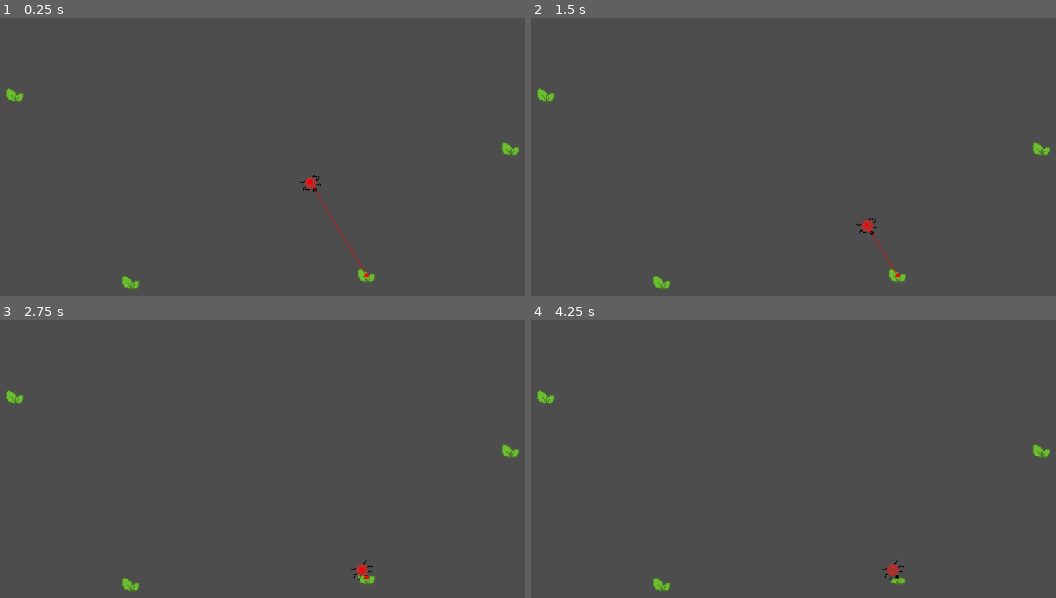
Above: before the commit, frames 1-4 (two rows, left to right).
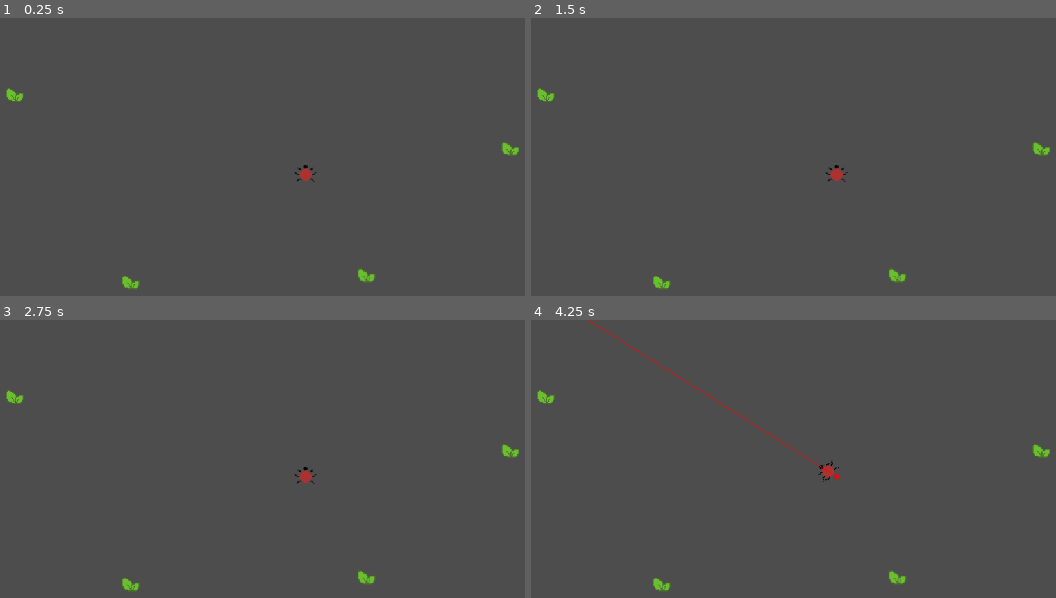
Above: after the commit, the same moments.

Repository: asecas97/Proyecto-bug
Game: Godot game, scene res://Nodes/game.tscn
Same seed, same stepped clock (60 frames per second), same inputs: the game is played once before the commit and once after it.
Inputs (mouse positions are in pixels of both pictures, inside the frame that each line leads up to):
- Up to frame 1 (0.25 s): no input
- Up to frame 2 (1.5 s): move the mouse to (1035, 220) at 0.52 s; tap Enter at 1.25 s; move the mouse to (699, 265) at 1.27 s
- Up to frame 3 (2.75 s): move the mouse to (409, 445) at 2.02 s
- Up to frame 4 (4.25 s): move the mouse to (outside the picture) at 2.77 s; tap Space at 3.5 s; move the mouse to (outside the picture) at 3.52 s

The runs differ from the first frame. In frame 1, 0.3% of the frame differs, in the area x 56-71%, y 52-94%; in frame 2, 0.3%; in frame 3, 0.2%; in frame 4, 0.5%, in the area x 10-72%, y 0-94%.

Commit message:
Mas procesos de comer
Limpiar codigo sin uso y hacer que los procesos de comida sean algo mas complejos
Se ha roto el proceso de parar a comer, hayq ue revisarlo lo primero

Diff:
--- a/Nodes/game.tscn
+++ b/Nodes/game.tscn
@@ -24,9 +24,6 @@
 [node name="GameManager" type="Node" parent="."]
 unique_name_in_owner = true
 script = ExtResource("1_1sokt")
-
-[node name="Timer" type="Timer" parent="GameManager"]
-wait_time = 2.0
 
 [node name="Border" type="Node" parent="."]
 
@@ -87,5 +84,3 @@
 
 [node name="NavigationRegion2D" type="NavigationRegion2D" parent="."]
 navigation_polygon = SubResource("NavigationPolygon_wi60h")
-
-[connection signal="timeout" from="GameManager/Timer" to="GameManager" method="_on_timer_timeout"]
--- a/scripts/bug.gd
+++ b/scripts/bug.gd
@@ -4,7 +4,6 @@
 var speed = 40
 var move_delta: float = 0.0
 var eating_delta: float = 0.0
-var eating: bool = false
 
 @onready var nav_agent: NavigationAgent2D = $NavigationAgent2D
 @onready var animated_sprite: AnimatedSprite2D = $AnimatedSprite2D
@@ -17,7 +16,7 @@
 func _ready() -> void:
 	health.value = 100
 	energy.value = 100
-	hunger.value = 75
+	hunger.value = 45
 	hunger.voracity = 2
 	hunger.diet_type = "carnivorous"
 	animated_sprite.animation = "move"
@@ -26,14 +25,14 @@
 func _process(delta: float) -> void:
 	move_delta += delta
 	eating_delta += delta
-	# Procesos automaticos obligatorios
 	if(ray_cast.is_colliding()):
-		if(ray_cast.get_collider() is FoodComponent && (hunger.value >= 25 or eating)):
+		if(ray_cast.get_collider() is FoodComponent && (hunger.value >= 25 or hunger.eating)):
 			stop()
 			if(int(eating_delta) % 1 == 0 && int(eating_delta) != 0):
-				comer(ray_cast.get_collider())
+				eating_delta = 0
+				eat(ray_cast.get_collider())
 			return
-	if(hunger.value >= 50 and !eating):
+	if(hunger.value >= 50 and !hunger.eating):
 		var food = game_manager.getNearestFood(position.x, position.y)
 		nav_agent.target_position = food.get_position()
 		move_delta = 0.0
@@ -45,7 +44,7 @@
 		if(nav_agent.is_navigation_finished()):
 			stop()
 		else:
-			if(!eating):
+			if(!hunger.eating):
 				move_delta = 0.0
 				move(delta)
 
@@ -62,13 +61,13 @@
 	ray_cast.rotation = new_velocity.angle()+deg_to_rad(90)
 	animated_sprite.play("move")
 
-func comer(comida: FoodComponent):
-	var food = game_manager.comer(comida, hunger.voracity)
+func eat(comida: FoodComponent):
+	var food = game_manager.eat(comida, hunger.voracity)
 	hunger.value -= food
 	if(hunger.value == 0 or food == 0):
-		eating = false
+		hunger.eating = false
 	else:
-		eating = true
+		hunger.eating = true
 		nav_agent.target_position = self.position
 
 func stop():
--- a/scripts/food.gd
+++ b/scripts/food.gd
@@ -9,7 +9,7 @@
 	health_component.value = 100
 
 func setSprite() -> void:
-	print(health_component.value)
+	print("Comida restante: "+str(health_component.value))
 	if(health_component.value < 100 and health_component.value>=75):
 		animated_sprite.set_frame_and_progress(1, animated_sprite.get_process_delta_time())
 	elif(health_component.value < 75 and health_component.value>=50):
--- a/scripts/game_manager.gd
+++ b/scripts/game_manager.gd
@@ -1,17 +1,6 @@
 extends Node
 
-@onready var timer: Timer = $Timer
-
-var delta_total = 0
-
-func _process(delta: float) -> void:
-	if(timer.is_stopped()):
-		timer.start()
-
-func _on_timer_timeout() -> void:
-	delta_total += 1
-
-func comer(comida: FoodComponent, voracity: int) -> int:
+func eat(comida: FoodComponent, voracity: int) -> int:
 	print("comer")
 	if(comida.health_component.value < voracity):
 		voracity = comida.health_component.value
--- a/scripts/hunger.gd
+++ b/scripts/hunger.gd
@@ -5,15 +5,19 @@
 var voracity = 0
 var diet_type = ""
 var hunger_delta: float = 0.0
+var eating: bool = false
 
 # Called when the node enters the scene tree for the first time.
 func _ready() -> void:
 	pass # Replace with function body.
 
-
 # Called every frame. 'delta' is the elapsed time since the previous frame.
 func _process(delta: float) -> void:
-	hunger_delta += delta
-	if(int(hunger_delta)%2 == 0 && int(hunger_delta) != 0):
-		hunger_delta = 0
-		value += 1
+	if(!eating):
+		hunger_delta += delta
+		if(int(hunger_delta)%2 == 0 && int(hunger_delta) != 0):
+			print("Hunger: "+str(value))
+			hunger_delta = 0
+			value += 1
+	else:
+		hunger_delta = 0.0
